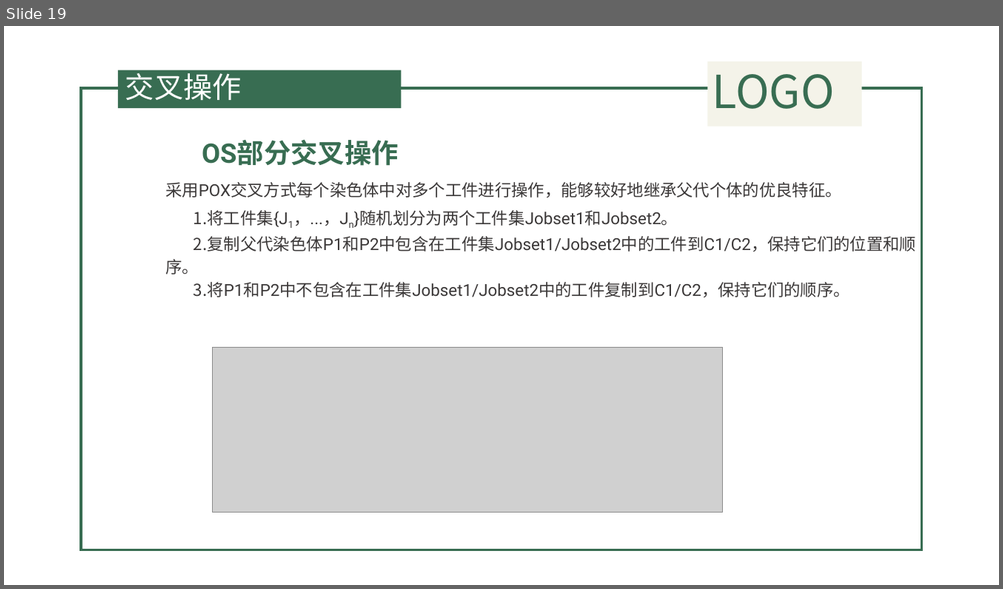
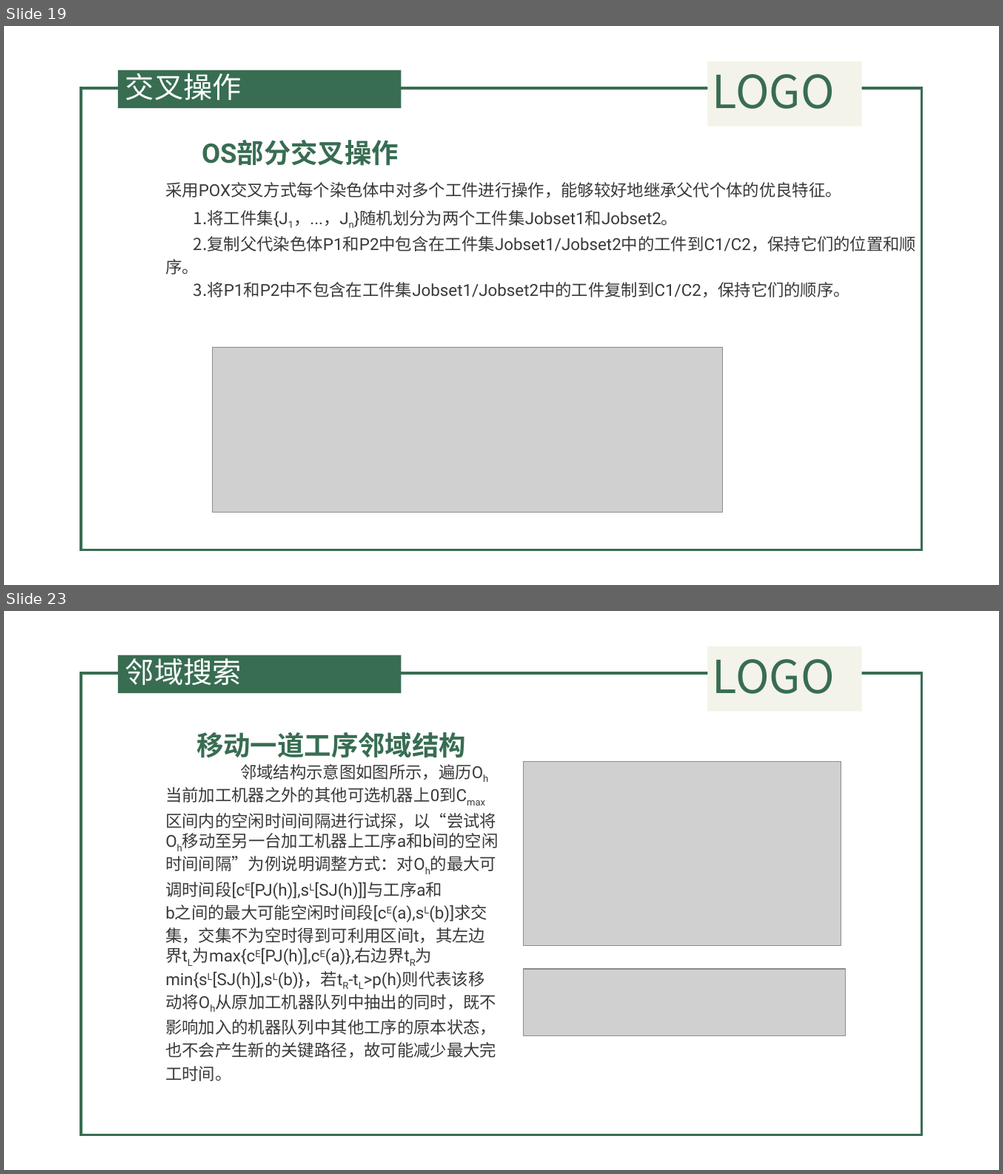
Before and after one commit to QuanQuan6/copy2, a slide deck: 遗传算法.pptx. Shown one above the other, each under a label of ours: slide 19 before the commit, slides 19 and 23 after it; the slides between them are not shown. The pictures are 1003x589 and 1003x1174 pixels, drawn with LibreOffice and Linux fonts; fonts in the diff are those of the drawing; grey boxes stand for pictures; background and template pictures are left out. Boxes give left, top, right and bottom in pixels: in the first picture for what was removed or moved away, otherwise in the second. Text is boxed around its words. In the diff, an @@ line names an element or a change of style, - is before the commit and + after.

```diff
--- a/遗传算法.pptx
+++ b/遗传算法.pptx
@@ slide 23 added at (4, 611, 999, 1170), background picture (left out); not listed: 4 template elements that a slide beside it also shows @@
@@ title added at (125, 653, 242, 685), 28 pt, text #FFFFFF @@
+邻域搜索
@@ text added at (196, 732, 466, 758), 26 pt, text #386D52, bold @@
+移动一道工序邻域结构
@@ text added at (165, 764, 496, 1082), 16 pt, text #3B3838 @@
+邻域结构示意图如图所示，遍历Oh当前加工机器之外的其他可选机器上0到Cmax区间内的空闲时间间隔进行试探，以“尝试将Oh移动至另一台加工机器上工序a和b间的空闲时间间隔”为例说明调整方式：对Oh的最大可调时间段[cE[PJ(h)],sL[SJ(h)]]与工序a和
+b之间的最大可能空闲时间段[cE(a),sL(b)]求交集，交集不为空时得到可利用区间t，其左边界tL为max{cE[PJ(h)],cE(a)},右边界tR为min{sL[SJ(h)],sL(b)}，若tR-tL>p(h)则代表该移动将Oh从原加工机器队列中抽出的同时，既不影响加入的机器队列中其他工序的原本状态，也不会产生新的关键路径，故可能减少最大完工时间。
@@ picture added at (523, 762, 840, 946) @@
@@ picture added at (523, 969, 845, 1037) @@
```
Also in this commit, not shown: 4 slides changed, 3 other slides added, 4 other files.
